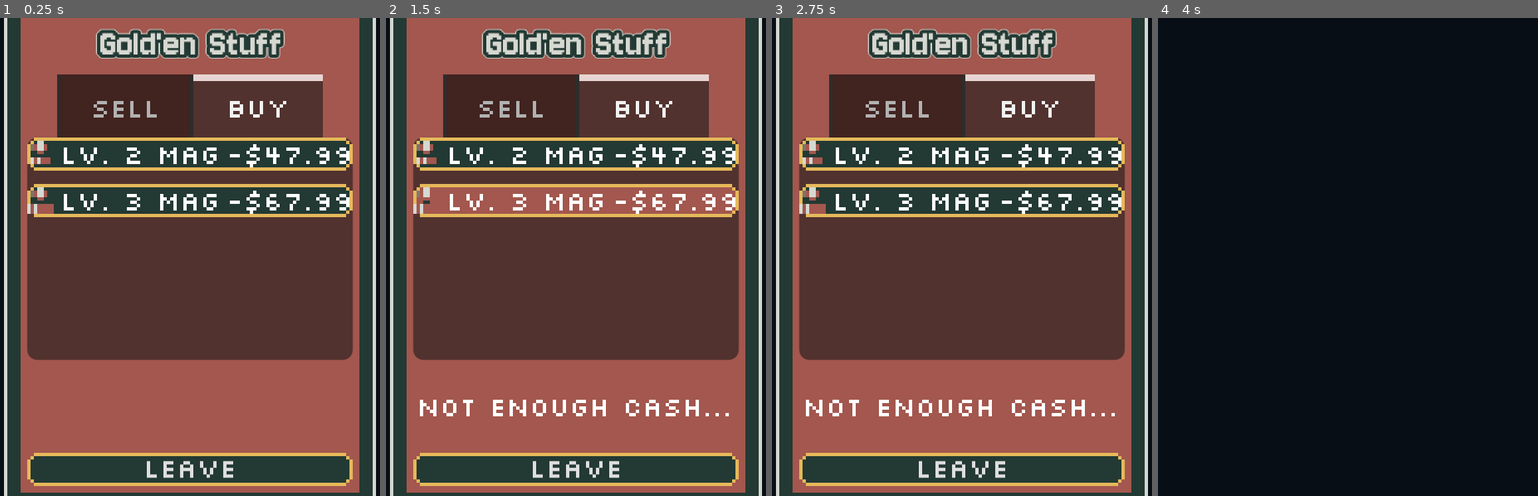
Above: before the commit, frames 1-4 (left to right).
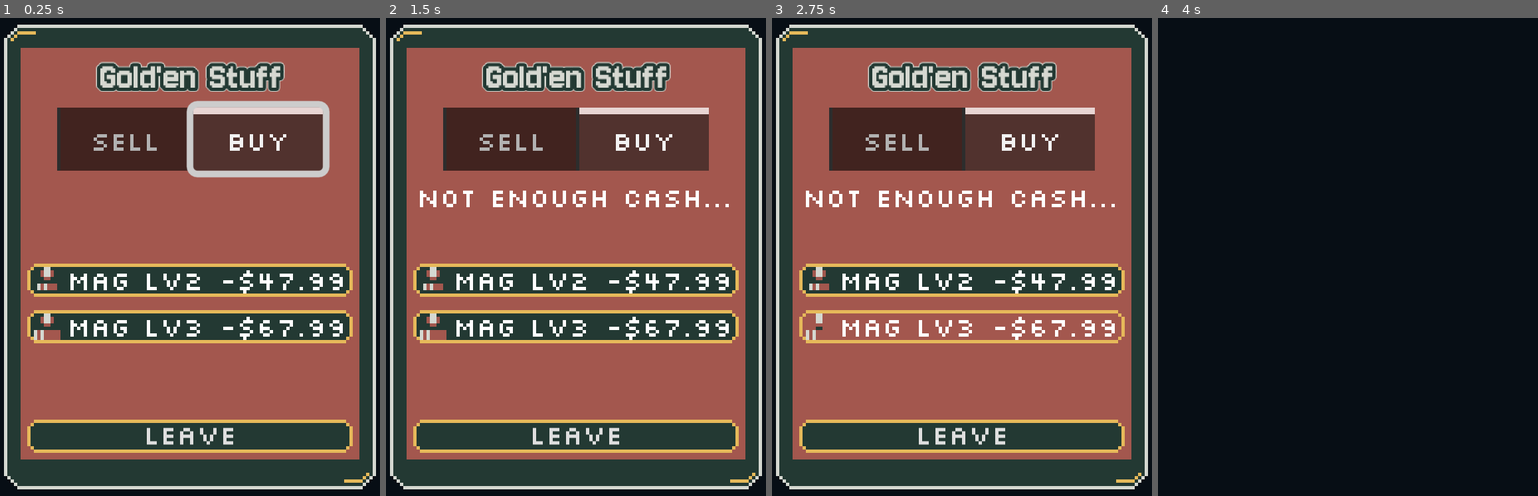
Above: after the commit, the same moments.

Repository: vida85/water-under-the-bridge
Game: Godot game, scene res://scenes/shop/Shop.tscn
Two runs of this game, one before a commit and one after it. Both use one fixed random seed, a clock stepped at 60 frames per second and the inputs below. This scene is started directly instead of the project's main scene.
Inputs (mouse positions are in pixels of both pictures, inside the frame that each line leads up to; where the layout moved, square brackets give the same spot in the first picture):
- Up to frame 1 (0.25 s): no input
- Up to frame 2 (1.5 s): click (576, 280) [576, 151] at 0.5 s; click (576, 199) at 1.27 s
- Up to frame 3 (2.75 s): click (962, 328) at 2.02 s
- Up to frame 4 (4 s): click "Leave" at 2.75 s; tap Enter (ui_accept) at 3.5 s; move the mouse to (1465, 233) at 3.52 s; hold D (right) from 3.53 s (still down); hold E (cast_line) from 3.53 s (still down); click (1465, 233) at 3.67 s; tap Space (jump) at 3.77 s

The runs differ from the first frame. In frame 1, 63% of the frame differs, in the area x 1-99%, y 0-100%; in frame 2, 61%; in frame 3, 63%; in frame 4, nothing differs.

Commit message:
update some sixes.:

Diff:
--- a/magnet-gold/scenes/magnet/magnet_resource.tres
+++ b/magnet-gold/scenes/magnet/magnet_resource.tres
@@ -26,9 +26,9 @@
 2: ExtResource("7_icon3")
 })
 magnet_names = Dictionary[int, String]({
-0: "Lv. 1 Mag",
-1: "Lv. 2 Mag",
-2: "Lv. 3 Mag"
+0: "Mag Lv1",
+1: "Mag Lv2",
+2: "Mag Lv3"
 })
 magnet_prices = Dictionary[int, float]({
 1: 47.99,
--- a/magnet-gold/scenes/popups/Popups.tscn
+++ b/magnet-gold/scenes/popups/Popups.tscn
@@ -81,7 +81,6 @@
 
 [node name="ItemContainer" type="VBoxContainer" parent="PanelContainer/MarginContainer/VBoxContainer/ScrollContainer" unique_id=815051995]
 unique_name_in_owner = true
-custom_minimum_size = Vector2(0, 70)
 custom_maximum_size = Vector2(-1, 80)
 propagate_maximum_size = false
 layout_mode = 2
--- a/magnet-gold/scenes/shop/Shop.tscn
+++ b/magnet-gold/scenes/shop/Shop.tscn
@@ -25,8 +25,8 @@
 script = ExtResource("1_v61rp")
 
 [node name="PanelContainer" type="PanelContainer" parent="." unique_id=571949171]
-custom_minimum_size = Vector2(112, 160)
-custom_maximum_size = Vector2(112, 160)
+custom_minimum_size = Vector2(112, 140)
+custom_maximum_size = Vector2(112, 140)
 layout_mode = 1
 anchors_preset = 8
 anchor_left = 0.5
@@ -58,52 +58,47 @@
 label_settings = SubResource("LabelSettings_tfrm4")
 horizontal_alignment = 1
 
-[node name="TabContainer" type="TabContainer" parent="PanelContainer/MarginContainer/VBoxContainer" unique_id=1523699682]
+[node name="TabBar" type="TabBar" parent="PanelContainer/MarginContainer/VBoxContainer" unique_id=1523699682]
 unique_name_in_owner = true
 layout_mode = 2
 size_flags_horizontal = 3
-size_flags_vertical = 3
+current_tab = 1
 tab_alignment = 1
-current_tab = 1
+tab_count = 2
 tab_0/title = "Sell"
 tab_1/title = "Buy"
-
-[node name="SellTab" type="ScrollContainer" parent="PanelContainer/MarginContainer/VBoxContainer/TabContainer" unique_id=87560814]
-unique_name_in_owner = true
-visible = false
-layout_mode = 2
-size_flags_horizontal = 3
-size_flags_vertical = 3
-metadata/_tab_index = 0
-metadata/_tab_name = "Sell"
-
-[node name="MainContainer" type="VBoxContainer" parent="PanelContainer/MarginContainer/VBoxContainer/TabContainer/SellTab" unique_id=409022619]
-unique_name_in_owner = true
-layout_mode = 2
-size_flags_horizontal = 3
-
-[node name="BuyTab" type="ScrollContainer" parent="PanelContainer/MarginContainer/VBoxContainer/TabContainer" unique_id=816675381]
-unique_name_in_owner = true
-layout_mode = 2
-size_flags_horizontal = 3
-size_flags_vertical = 3
-metadata/_tab_index = 1
-metadata/_tab_name = "Buy"
-
-[node name="MainBuyContainer" type="VBoxContainer" parent="PanelContainer/MarginContainer/VBoxContainer/TabContainer/BuyTab" unique_id=478197876]
-unique_name_in_owner = true
-layout_mode = 2
-size_flags_horizontal = 3
 
 [node name="DescriptionLabel" type="Label" parent="PanelContainer/MarginContainer/VBoxContainer" unique_id=-367802475]
 unique_name_in_owner = true
 custom_minimum_size = Vector2(0, 24)
 custom_maximum_size = Vector2(-1, 24)
 layout_mode = 2
+theme_override_constants/line_spacing = -5
 horizontal_alignment = 1
-vertical_alignment = 1
 autowrap_mode = 2
-clip_text = true
+
+[node name="SellTab" type="ScrollContainer" parent="PanelContainer/MarginContainer/VBoxContainer" unique_id=87560814]
+unique_name_in_owner = true
+visible = false
+layout_mode = 2
+size_flags_horizontal = 3
+size_flags_vertical = 3
+
+[node name="MainContainer" type="VBoxContainer" parent="PanelContainer/MarginContainer/VBoxContainer/SellTab" unique_id=409022619]
+unique_name_in_owner = true
+layout_mode = 2
+size_flags_horizontal = 3
+
+[node name="BuyTab" type="ScrollContainer" parent="PanelContainer/MarginContainer/VBoxContainer" unique_id=816675381]
+unique_name_in_owner = true
+layout_mode = 2
+size_flags_horizontal = 3
+size_flags_vertical = 3
+
+[node name="MainBuyContainer" type="VBoxContainer" parent="PanelContainer/MarginContainer/VBoxContainer/BuyTab" unique_id=478197876]
+unique_name_in_owner = true
+layout_mode = 2
+size_flags_horizontal = 3
 
 [node name="LeaveButton" type="Button" parent="PanelContainer/MarginContainer/VBoxContainer" unique_id=627619736]
 unique_name_in_owner = true
--- a/magnet-gold/scenes/shop/shop.gd
+++ b/magnet-gold/scenes/shop/shop.gd
@@ -7,7 +7,9 @@
 @onready var leave_button: Button = %LeaveButton
 @onready var description_label: Label = %DescriptionLabel
 
-@onready var tab_container: TabContainer = %TabContainer
+@onready var tab_bar: TabBar = %TabBar
+@onready var sell_tab: ScrollContainer = %SellTab
+@onready var buy_tab: ScrollContainer = %BuyTab
 
 const ITEM_BUTTON = preload("res://scenes/popups/item_button.tscn")
 const MAGNET_RESOURCE: MagnetResource = preload("uid://crh5dh2gulls8")
@@ -19,9 +21,15 @@
 
 func _ready() -> void:
 	leave_button.pressed.connect(_on_leave_button)
+	tab_bar.tab_changed.connect(_on_tab_changed)
 	show_inventory.call_deferred()
 	show_magnets.call_deferred()
-	tab_container.grab_focus.call_deferred()
+	tab_bar.grab_focus.call_deferred()
+
+
+func _on_tab_changed(tab_idx: int) -> void:
+	sell_tab.visible = tab_idx == 0
+	buy_tab.visible = tab_idx == 1
 
 
 func show_inventory() -> void:
Binary file changed: magnet-gold/shared assets/images/icons/magnet-1.png
Binary file changed: magnet-gold/shared assets/images/icons/magnet-2.png
Binary file changed: magnet-gold/shared assets/images/icons/magnet-3.png
